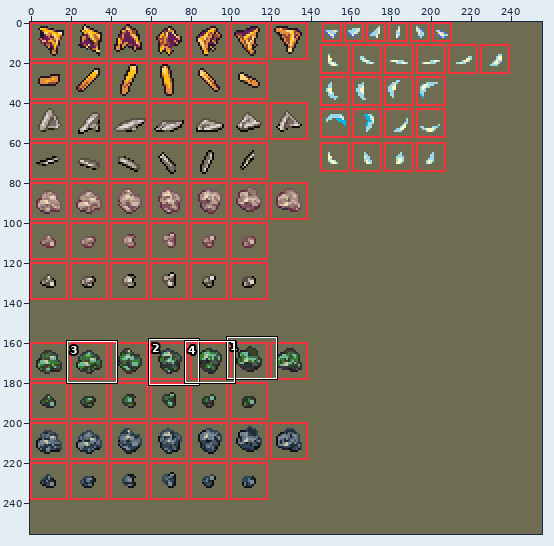
Sprite sheet: images/effects/particles3.png. Above: a wide view before the commit, with the close-up outlined.
Close-up. Before:
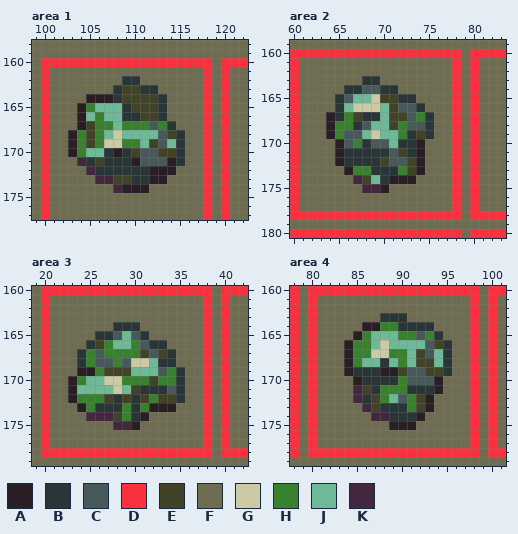
The file is 256x256 pixels. Shown: area 1: x 99..122, y 158..177; area 2: x 60..83, y 159..180; area 3: x 19..42, y 160..179; area 4: x 78..101, y 160..179. The commit also changed other parts of the picture, which this record leaves out.
Palette (. is transparent): A #281e24  B #293536  C #47595a  D #f9303d  E #414328  F #6f6d51  G #cbcaa4  H #39812e  J #6eb998  K #43273e
And afterwards:
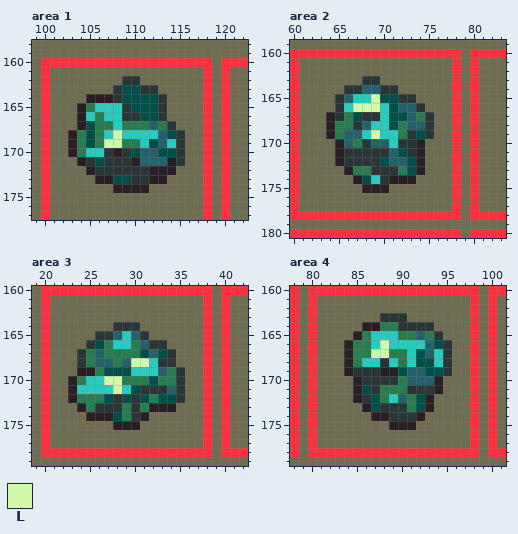
Colours new in this view: L #d1f9a9
Edits made:
{"colour":"C","old":"#47595a","new":"#25606b"}
{"colour":"E","old":"#414328","new":"#004e48"}
{"colour":"H","old":"#39812e","new":"#287c50"}
{"colour":"J","old":"#6eb998","new":"#28cbbd"}
{"where": "area 1"}
{"y":168,"x":108,"old":"G","new":"L"}
{"y":169,"x":107,"old":"GG","new":"LL"}
{"y":171,"x":104,"old":"K","new":"A"}
{"y":172,"x":105,"old":"K","new":"A"}
{"y":173,"x":106,"old":"KK","new":"AA"}
{"y":174,"x":108,"old":"K","new":"A"}
{"where": "area 2"}
{"y":165,"x":69,"old":"G","new":"L"}
{"y":166,"x":67,"old":"GGG","new":"LLL"}
{"y":169,"x":69,"old":"G","new":"L"}
{"y":174,"x":67,"old":"K","new":"A"}
{"y":175,"x":68,"old":"KK","new":"AA"}
{"where": "area 3"}
{"y":168,"x":30,"old":"GG","new":"LL"}
{"y":170,"x":27,"old":"GG","new":"LL"}
{"y":171,"x":28,"old":"G","new":"L"}
{"y":174,"x":25,"old":"KKK","new":"AAA"}
{"y":175,"x":28,"old":"KK","new":"AA"}
{"where": "area 4"}
{"y":166,"x":88,"old":"G","new":"L"}
{"y":167,"x":87,"old":"GG","new":"LL"}
{"y":171,"x":85,"old":"K","new":"A"}
{"y":172,"x":85,"old":"K","new":"A"}
{"y":173,"x":86,"old":"K","new":"A"}
{"y":174,"x":87,"old":"KK","new":"AA"}
{"label":"changed","picture_box":[77,85,176,193]}
{"label":"changed","picture_box":[335,85,425,193]}
{"label":"changed","picture_box":[77,331,176,430]}
{"label":"changed","picture_box":[353,322,443,421]}
